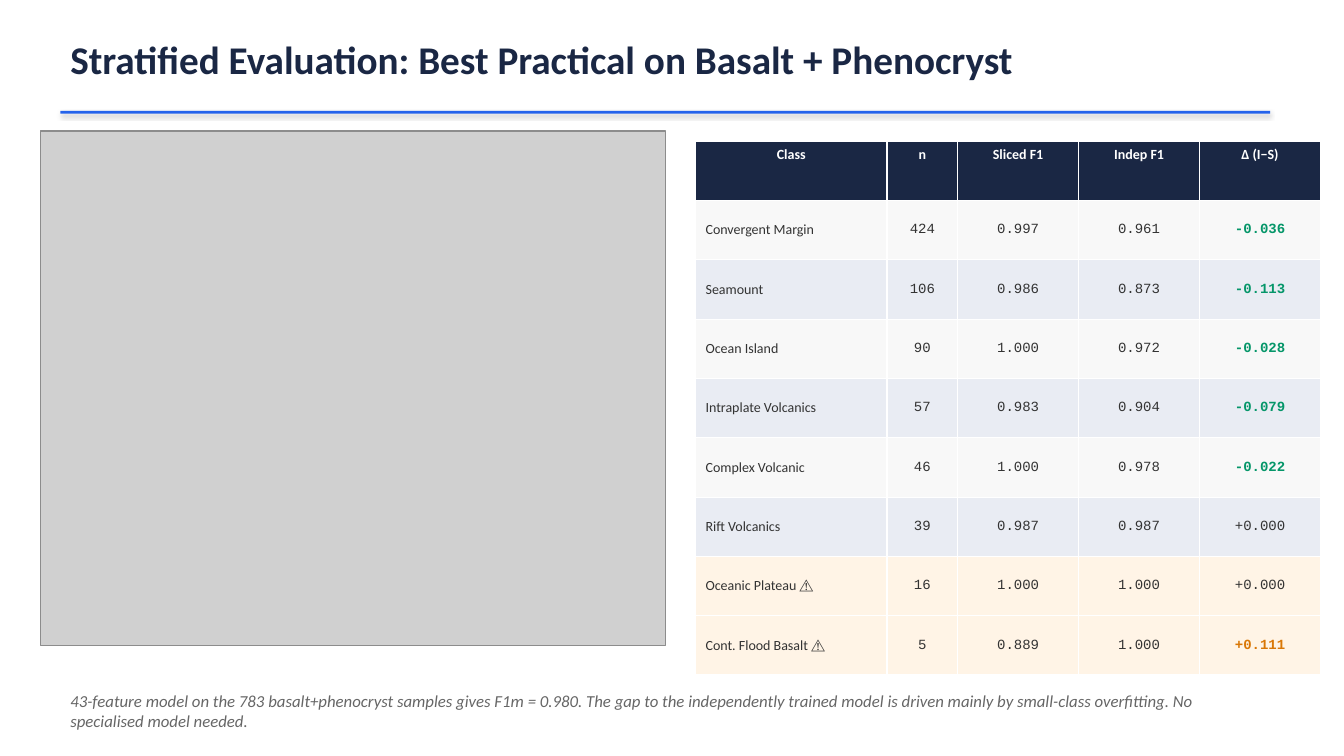
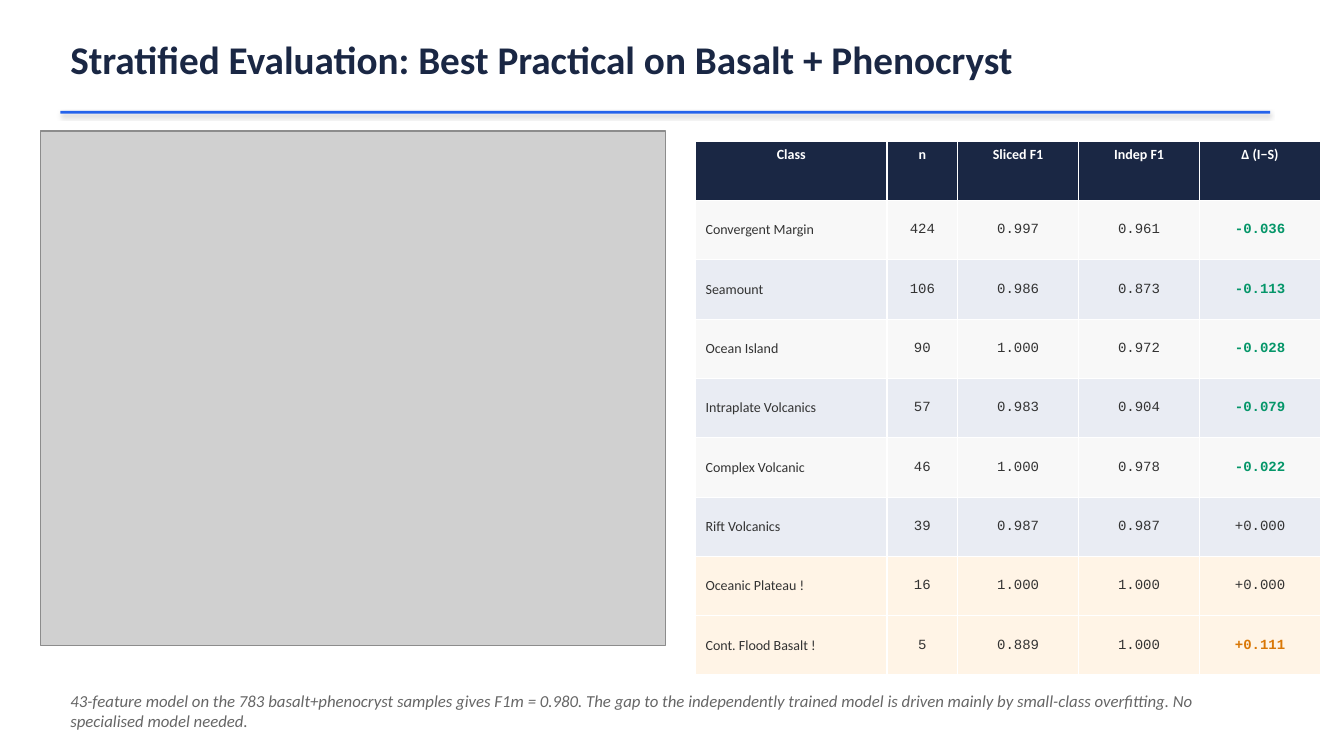
Before and after one commit to SteadfastAsArt/cpx-tectonic-dashboard, a slide deck: slide 16 of CPX_Tectonic_Classification.pptx (slide 13 before the commit). Drawn at 1344x756 pixels with LibreOffice and Linux fonts; fonts in the diff are those of the drawing; grey boxes stand for pictures. Boxes give left, top, right and bottom in pixels: in the first picture for what was removed or moved away, otherwise in the second. Text is boxed around its words. In the diff, an @@ line names an element or a change of style, - is before the commit and + after.

```diff
--- a/CPX_Tectonic_Classification.pptx
+++ b/CPX_Tectonic_Classification.pptx
@@ table at [696,141,1321,676] @@
-row 8, column 1: Oceanic Plateau ⚠
+row 8, column 1: Oceanic Plateau !
-row 9, column 1: Cont. Flood Basalt ⚠
+row 9, column 1: Cont. Flood Basalt !
```
Also in this commit, not shown: 1 other slide changed, 1 slide added, 2 slides removed, 2 other files.
